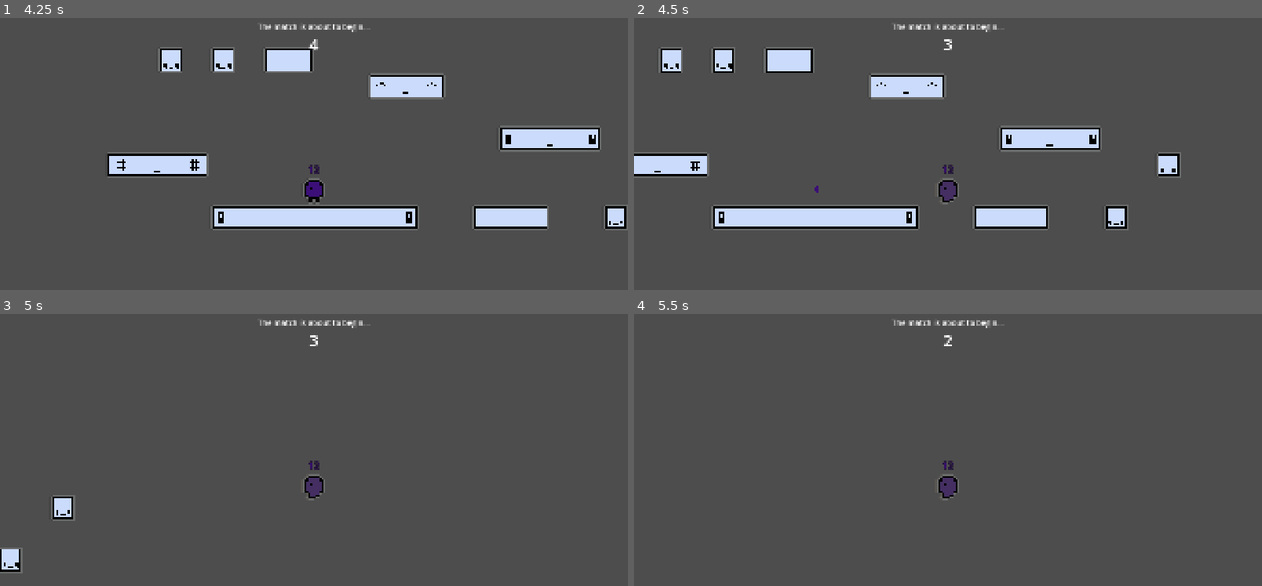
Above: before the commit, frames 1-4 (two rows, left to right).
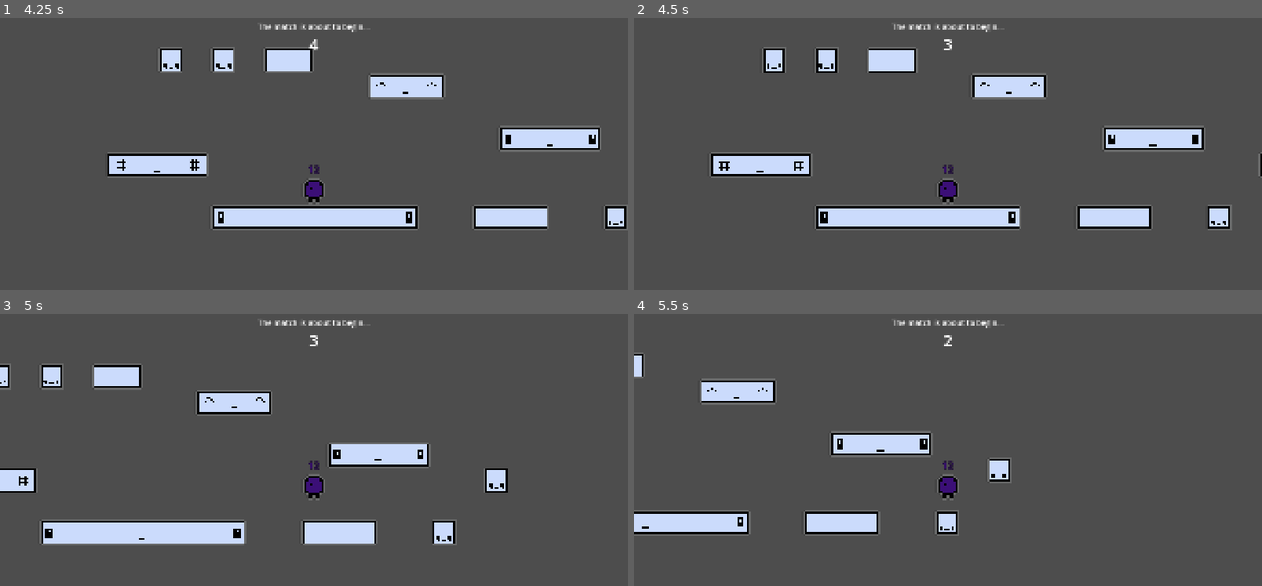
Above: after the commit, the same moments.

Repository: Mrneptune11/Unlimited-Games-Jam
Game: Godot game, scene res://Main/Lobby/Lobby.tscn
Two runs of this game, one before a commit and one after it. Both use one fixed random seed, a clock stepped at 60 frames per second and the inputs below.
Inputs (mouse positions are in pixels of both pictures, inside the frame that each line leads up to):
- Up to frame 1 (4.25 s): click (326, 194) at 0.52 s; type "12" at 0.6 s; click "Host" at 1.25 s; click (314, 189) at 2.02 s; type "12" at 2.1 s; click "Start Game" at 2.75 s; click "Submit" at 3.5 s
- Up to frame 2 (4.5 s): tap Enter at 4.25 s; hold D (move_right) from 4.28 s (still down); tap 0 at 4.35 s
- Up to frame 3 (5 s): keep holding D (move_right); tap Space (move_up) at 4.52 s
- Up to frame 4 (5.5 s): keep holding D (move_right); tap 0 at 5.1 s; tap Space (move_up) at 5.27 s

Frame 1 is identical in both runs. In frame 2, 16% of the frame differs, in the area x 0-100%, y 10-79%; in frame 3, 10%; in frame 4, 6.8%.

Commit message:
closing off explosion logic

Diff:
--- a/Main/Lobby/lobby.gd
+++ b/Main/Lobby/lobby.gd
@@ -250,6 +250,11 @@
 func pick_rand_contestant()->int:
 	return contestants.pick_random()
 
+@rpc("any_peer", "call_local", "reliable")
+func remove_contestant(peer_id):
+	contestants.erase(peer_id)
+
+
 func get_player_color_string(player:Player, color_word:String = "")->String:
 	var color:String = player.color_id
 	var p_name:String = player.player_name
--- a/Main/Managers/EventManager.gd
+++ b/Main/Managers/EventManager.gd
@@ -77,5 +77,4 @@
 	var contestant:int = lobby.pick_rand_contestant()
 	var subject:Player = lobby.get_player(contestant)
 	subject.explode.rpc_id(contestant)
-	lobby.contestants.erase(contestant)
 	return lobby.get_player_color_string(subject) + " has been smited by a higher being."
--- a/Objects/Player/player.gd
+++ b/Objects/Player/player.gd
@@ -109,9 +109,9 @@
 func _input(_event: InputEvent) -> void:
 	if (!local || mode == Mode.PAUSE): return #Prevent input from others / during pause
 
-	#Test for explosions
-	if Input.is_key_label_pressed(KEY_0):
-		explode()
+	##Test for explosions
+	#if Input.is_key_label_pressed(KEY_0):
+		#explode()
 
 func _physics_process(delta: float) -> void:
 	# Only process physics if local
@@ -240,6 +240,9 @@
 	z_index = 100
 
 	hide_player.rpc()
+
+	var lobby:Lobby = get_tree().current_scene
+	lobby.remove_contestant.rpc_id(1, peer_id)
 
 
 ##Explosion are not a syncronized object, but rather every player spawns one at the correct position
